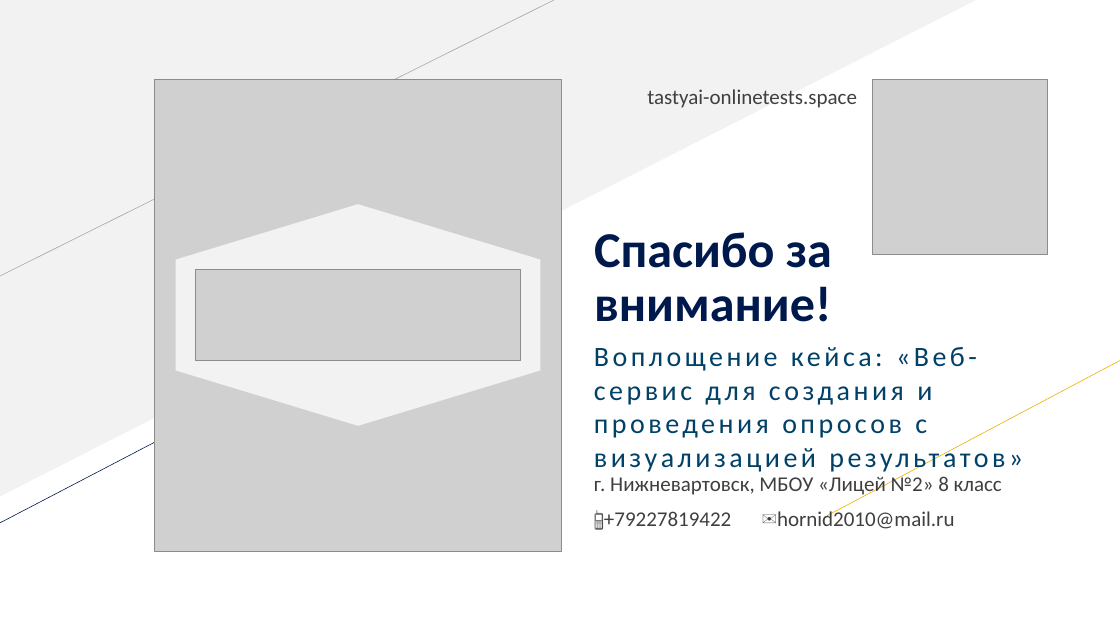
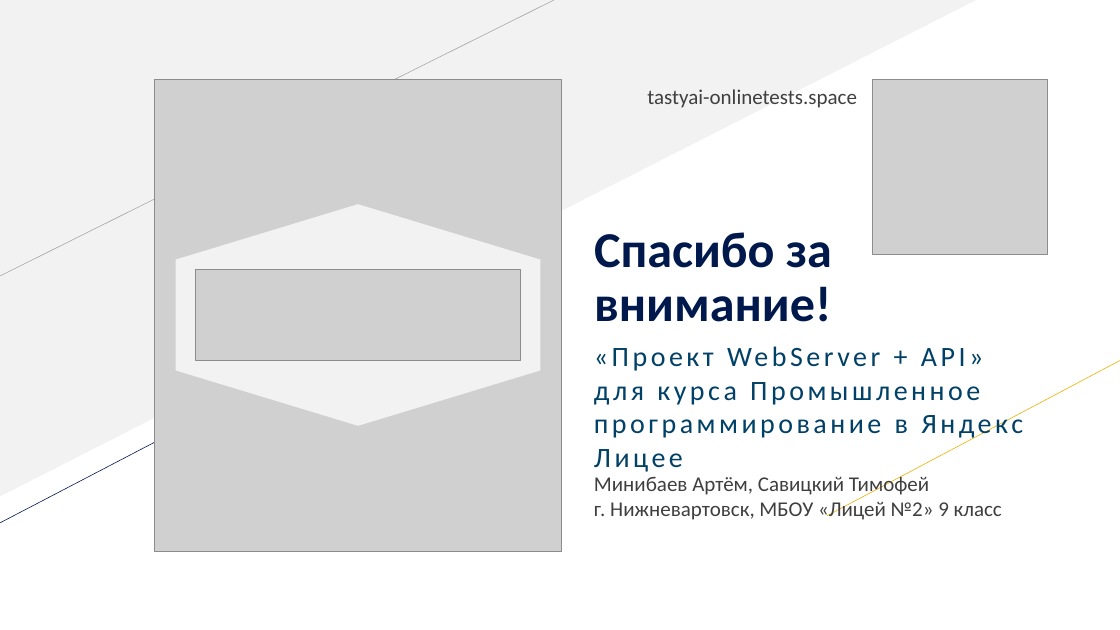
Before and after one commit to b1t0nese/TastyAI, a slide deck: slide 6 of doc/tastyai_presentation.pptx (slide 8 before the commit). Drawn at 1120x630 pixels with LibreOffice and Linux fonts; fonts in the diff are those of the drawing; grey boxes stand for pictures. Boxes give left, top, right and bottom in pixels: in the first picture for what was removed or moved away, otherwise in the second. Text is boxed around its words. In the diff, an @@ line names an element or a change of style, - is before the commit and + after.

```diff
--- a/doc/tastyai_presentation.pptx
+++ b/doc/tastyai_presentation.pptx
@@ subtitle at bbox=[594, 382, 1023, 472]: text changed @@
-Воплощение кейса: «Веб-сервис для создания и проведения опросов с визуализацией результатов»
+«Проект WebServer + API» для курса Промышленное программирование в Яндекс Лицее
@@ text at bbox=[594, 473, 1002, 520]: text changed @@
-г. Нижневартовск, МБОУ «Лицей №2» 8 класс
+Минибаев Артём, Савицкий Тимофей
+г. Нижневартовск, МБОУ «Лицей №2» 9 класс
@@ text removed at bbox=[604, 509, 955, 529] @@
-📱+79227819422 ✉️hornid2010@mail.ru
```
Also in this commit, not shown: 4 other slides changed, 2 slides removed, 8 other files.
